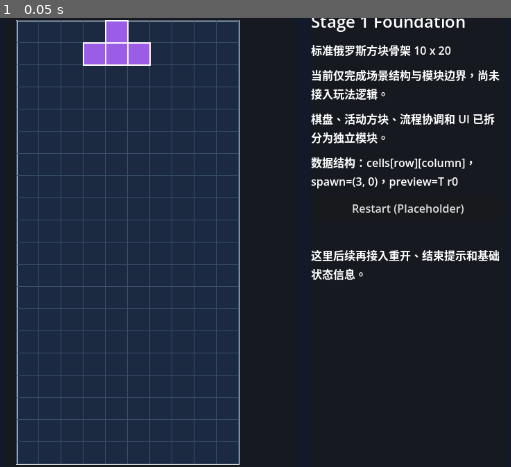
Above: before the commit, frame 1.
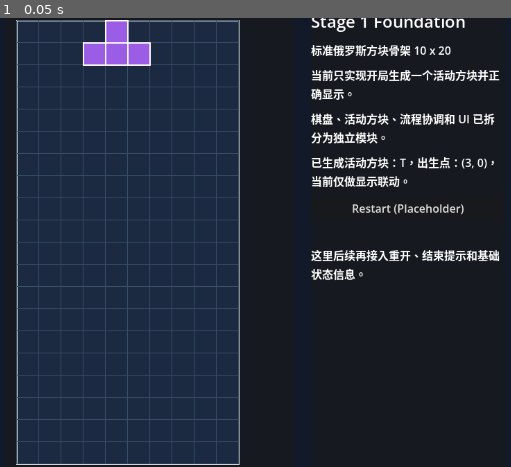
Above: after the commit, the same moment.

Repository: Drew-Z/game-first-tetris
Game: Godot game, scene res://scenes/main/main.tscn
Two runs of this game, one before a commit and one after it. Both use one fixed random seed, a clock stepped at 60 frames per second and the inputs below.
Inputs:
- Up to frame 1 (0.05 s): no input

The runs differ from the first frame. In frame 1, 1.8% of the frame differs, in the area x 60-98%, y 11-39%.

Commit message:
feat(stage-1): spawn initial piece and render active piece

Diff:
--- a/scenes/ui/game_ui.tscn
+++ b/scenes/ui/game_ui.tscn
@@ -31,7 +31,7 @@
 [node name="DataLabel" type="Label" parent="."]
 layout_mode = 2
 autowrap_mode = 3
-text = "数据结构摘要将在这里显示。"
+text = "生成与显示摘要将在这里显示。"
 
 [node name="RestartButton" type="Button" parent="."]
 layout_mode = 2
--- a/scripts/game/game_manager.gd
+++ b/scripts/game/game_manager.gd
@@ -7,19 +7,29 @@
 @onready var active_piece: Node2D = $"../Layout/PlayfieldPanel/PlayfieldMargin/Playfield/ActivePiece"
 @onready var game_ui: VBoxContainer = $"../Layout/SidebarPanel/GameUI"
 
-var preview_piece_id: StringName = &"T"
+@export var initial_piece_id: StringName = &"T"
+
+var active_piece_state = null
 
 
 func _ready() -> void:
-	_sync_structure_mode()
+	start_game()
 
 
-func _sync_structure_mode() -> void:
-	var spawn_origin := Vector2i(3, 0)
-	var spawn_box_size := TetrominoData.get_spawn_box_size(preview_piece_id)
+func start_game() -> void:
+	_setup_board()
+	_spawn_initial_piece()
+	_sync_ui()
 
+
+func _setup_board() -> void:
 	if board.has_method("setup_board_state"):
 		board.call("setup_board_state")
+
+
+func _spawn_initial_piece() -> void:
+	var spawn_box_size := TetrominoData.get_spawn_box_size(initial_piece_id)
+	var spawn_origin := Vector2i(3, 0)
 
 	if board.has_method("get_spawn_origin"):
 		spawn_origin = board.call("get_spawn_origin", spawn_box_size)
@@ -27,11 +37,18 @@
 	if active_piece.get("cell_size") != null and board.get("cell_size") != null:
 		active_piece.set("cell_size", board.get("cell_size"))
 
-	if active_piece.has_method("configure_from_state"):
-		active_piece.call("configure_from_state", PieceStateModel.new(preview_piece_id, spawn_origin, 0))
+	active_piece_state = PieceStateModel.new(initial_piece_id, spawn_origin, 0)
 
+	if active_piece.has_method("spawn_piece"):
+		active_piece.call("spawn_piece", active_piece_state)
+
+
+func _sync_ui() -> void:
 	if game_ui.has_method("show_structure_mode"):
 		game_ui.call("show_structure_mode", board.get("columns"), board.get("rows"))
 
-	if game_ui.has_method("show_data_model_summary"):
-		game_ui.call("show_data_model_summary", board.call("get_spawn_origin"), preview_piece_id)
+	if active_piece_state == null:
+		return
+
+	if game_ui.has_method("show_spawn_summary"):
+		game_ui.call("show_spawn_summary", active_piece_state.piece_id, active_piece_state.origin)
--- a/scripts/game/piece.gd
+++ b/scripts/game/piece.gd
@@ -24,6 +24,6 @@
 		draw_rect(rect, Color.WHITE, false, 2.0)
 
 
-func configure_from_state(new_piece_state) -> void:
+func spawn_piece(new_piece_state) -> void:
 	piece_state = new_piece_state
 	queue_redraw()
--- a/scripts/ui/game_ui.gd
+++ b/scripts/ui/game_ui.gd
@@ -7,8 +7,8 @@
 
 func show_structure_mode(columns: int, rows: int) -> void:
 	stage_label.text = "标准俄罗斯方块骨架 %d x %d" % [columns, rows]
-	status_label.text = "当前仅完成场景结构与模块边界，尚未接入玩法逻辑。"
+	status_label.text = "当前只实现开局生成一个活动方块并正确显示。"
 
 
-func show_data_model_summary(spawn_origin: Vector2i, preview_piece_id: StringName) -> void:
-	data_label.text = "数据结构：cells[row][column]，spawn=%s，preview=%s r0" % [spawn_origin, preview_piece_id]
+func show_spawn_summary(piece_id: StringName, spawn_origin: Vector2i) -> void:
+	data_label.text = "已生成活动方块：%s，出生点：%s，当前仅做显示联动。" % [piece_id, spawn_origin]
Not shown, changed: docs/task-board.md
